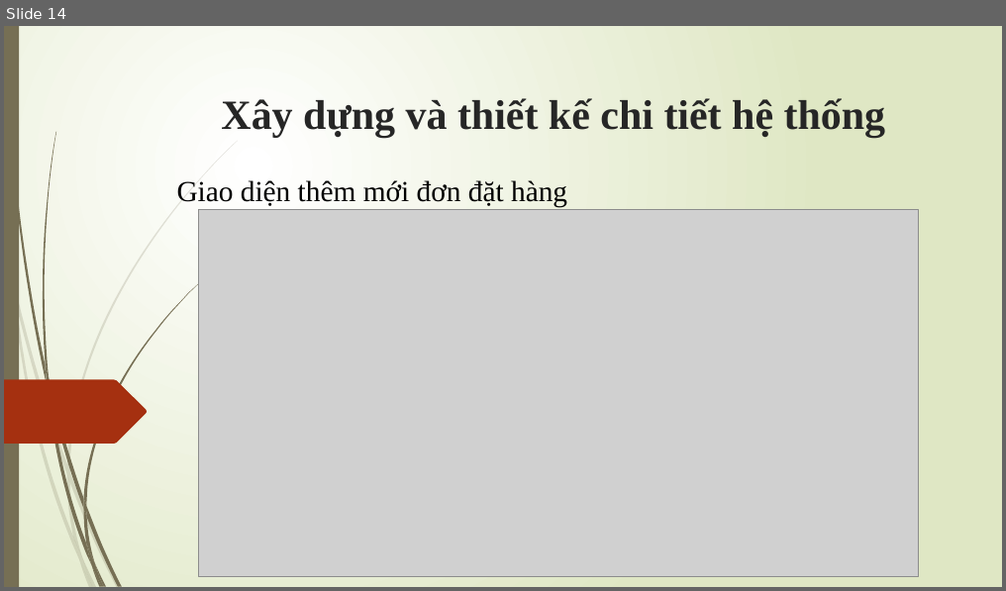
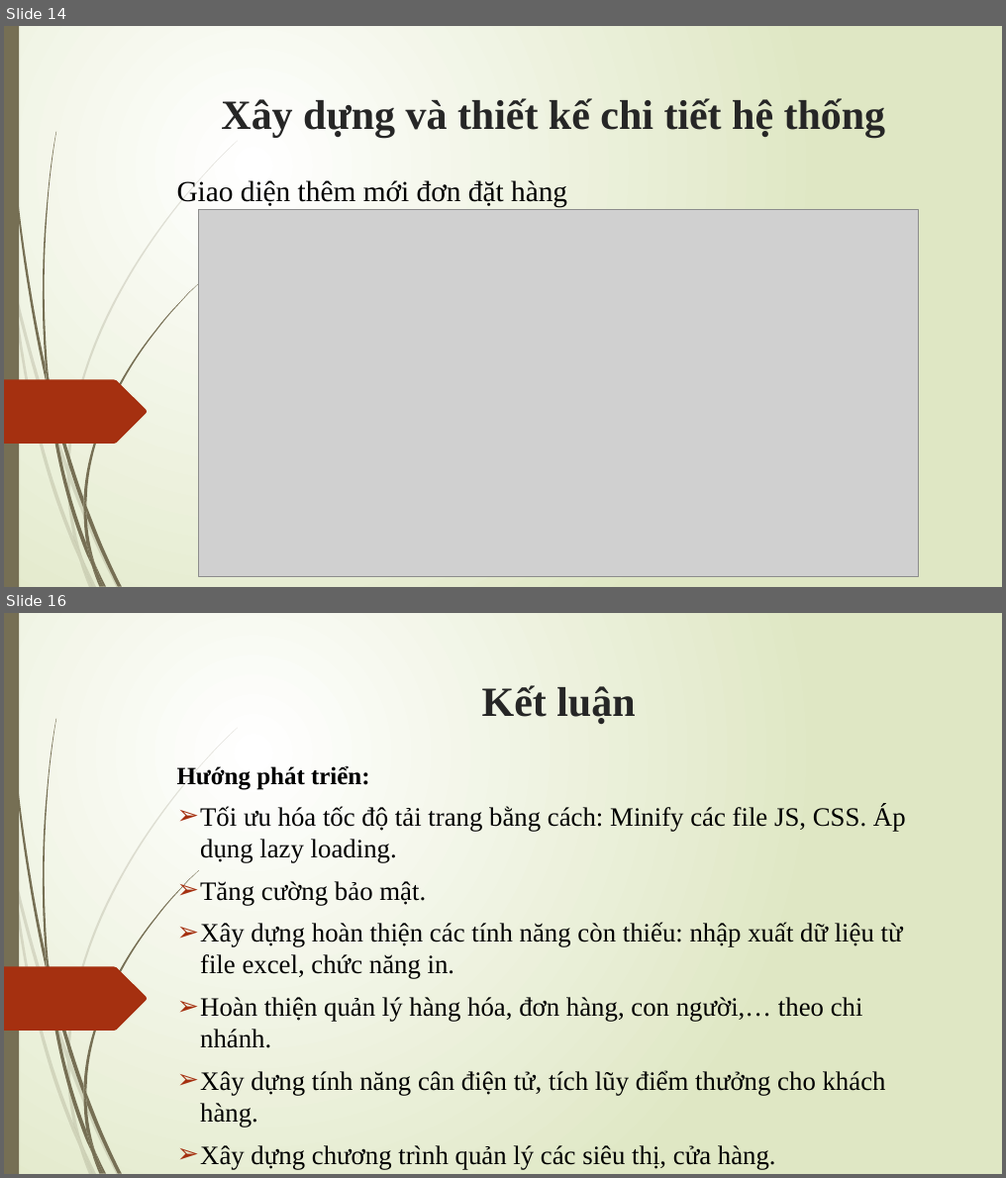
Before and after one commit to namtv1996/QuanLySieuThi, a slide deck: BAO CAO/SLIDE Báo cáo đồ án tốt nghiệp.pptx. Shown one above the other, each under a label of ours: slide 14 before the commit, slides 14 and 16 after it; the slides between them are not shown. The pictures are 1006x591 and 1006x1178 pixels, drawn with LibreOffice and Linux fonts; fonts in the diff are those of the drawing; grey boxes stand for pictures. Boxes give left, top, right and bottom in pixels: in the first picture for what was removed or moved away, otherwise in the second. Text is boxed around its words. In the diff, an @@ line names an element or a change of style, - is before the commit and + after.

```diff
--- a/BAO CAO/SLIDE Báo cáo đồ án tốt nghiệp.pptx
+++ b/BAO CAO/SLIDE Báo cáo đồ án tốt nghiệp.pptx
@@ slide 16 added at (x1=4, y1=613, x2=1002, y2=1174), background gradient #FFFFFF to #DFE8C4; not listed: 24 template elements that a slide beside it also shows @@
@@ title added at (x1=482, y1=685, x2=635, y2=724), 40 pt, text #262626, bold @@
+Kết luận
@@ subtitle added at (x1=177, y1=766, x2=906, y2=1169), 25.5 pt, text #000000 @@
+Hướng phát triển:
+➢ Tối ưu hóa tốc độ tải trang bằng cách: Minify các file JS, CSS. Áp dụng lazy loading.
+➢ Tăng cường bảo mật.
+➢ Xây dựng hoàn thiện các tính năng còn thiếu: nhập xuất dữ liệu từ file excel, chức năng in.
+➢ Hoàn thiện quản lý hàng hóa, đơn hàng, con người,… theo chi nhánh.
+➢ Xây dựng tính năng cân điện tử, tích lũy điểm thưởng cho khách hàng.
+➢ Xây dựng chương trình quản lý các siêu thị, cửa hàng.
+➢ Rà soát khắc phục các lỗi ở phiên bản hiện tại.
```
Also in this commit, not shown: 1 other slide added.
